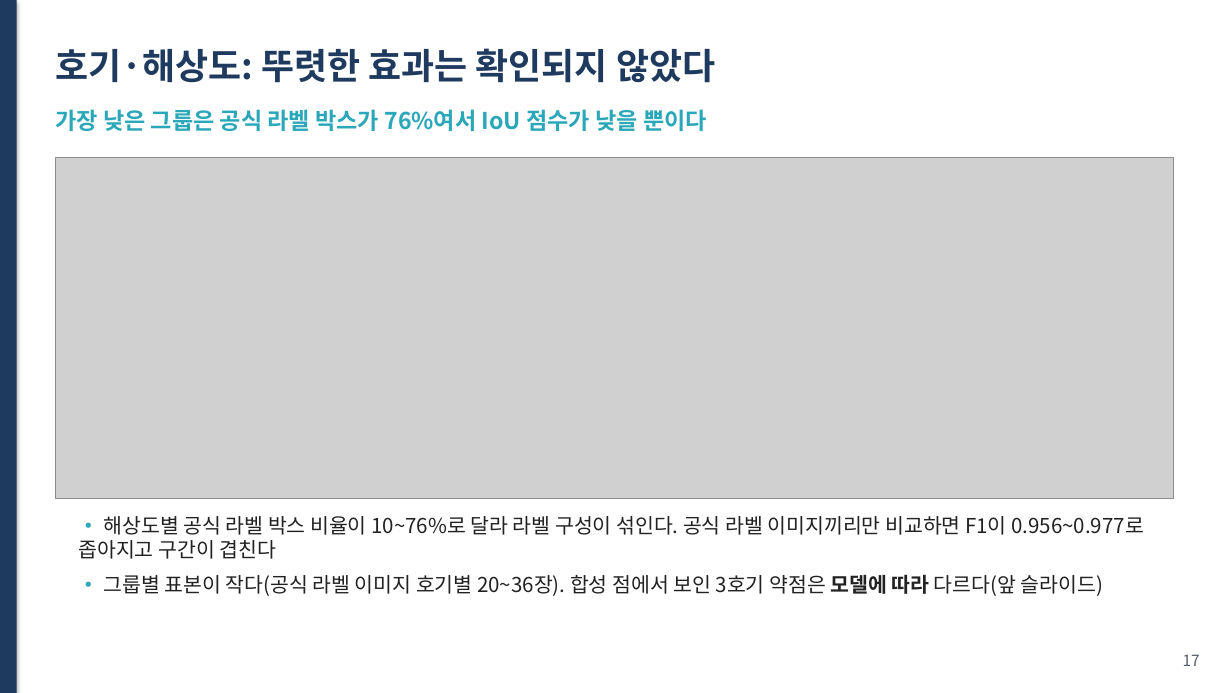
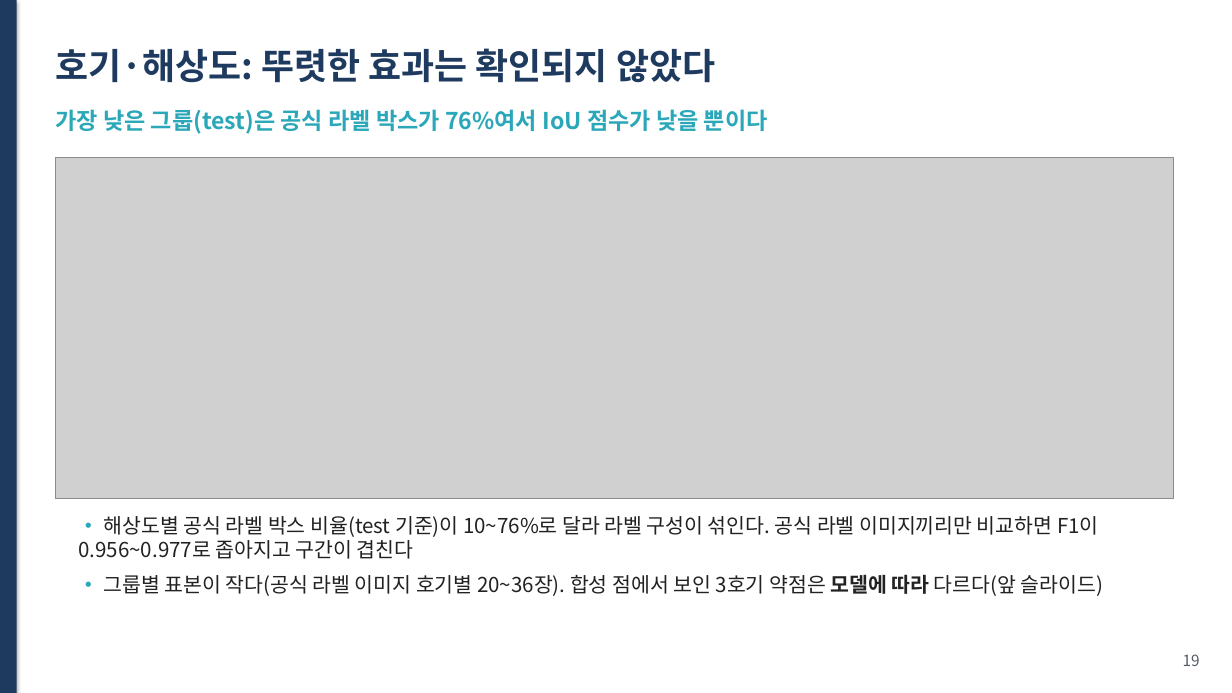
Before and after one commit to hmy7788/kamp_xray_detection, a slide deck: slide 19 of ppt/presentation.pptx (slide 17 before the commit). Drawn at 1232x693 pixels with LibreOffice and Linux fonts; fonts in the diff are those of the drawing; grey boxes stand for pictures. Boxes give left, top, right and bottom in pixels: in the first picture for what was removed or moved away, otherwise in the second. Text is boxed around its words. In the diff, an @@ line names an element or a change of style, - is before the commit and + after.

```diff
--- a/ppt/presentation.pptx
+++ b/ppt/presentation.pptx
@@ text at [55,109,768,134]: text changed @@
-가장 낮은 그룹은 공식 라벨 박스가 76%여서 IoU 점수가 낮을 뿐이다
+가장 낮은 그룹(test)은 공식 라벨 박스가 76%여서 IoU 점수가 낮을 뿐이다
@@ text at [79,516,1099,559]: text changed @@
-• 해상도별 공식 라벨 박스 비율이 10~76%로 달라 라벨 구성이 섞인다. 공식 라벨 이미지끼리만 비교하면 F1이 0.956~0.977로 좁아지고 구간이 겹친다
+• 해상도별 공식 라벨 박스 비율(test 기준)이 10~76%로 달라 라벨 구성이 섞인다. 공식 라벨 이미지끼리만 비교하면 F1이 0.956~0.977로 좁아지고 구간이 겹친다
@@ text at [1183,654,1200,666]: text changed @@
-17
+19
```
Also in this commit, not shown: 21 other slides changed, 2 slides added, 4 other files.
